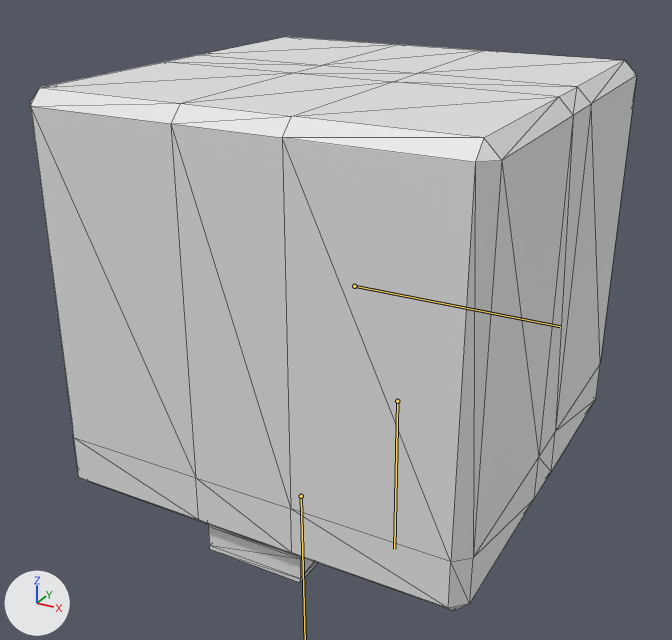
Two versions of the glTF model blender/player.glb, one commit apart.
One viewpoint serves both versions: a 50 mm camera at (1.92, -3.68, 1.65) aimed at (-0.04, -0.11, -0.14). Lighting does not change. The marker at lower left points along +X, +Y and +Z. The bones that bend it are drawn over the model as lines. Mesh edges are drawn as thin lines.

In view in the first picture: 'Player'.
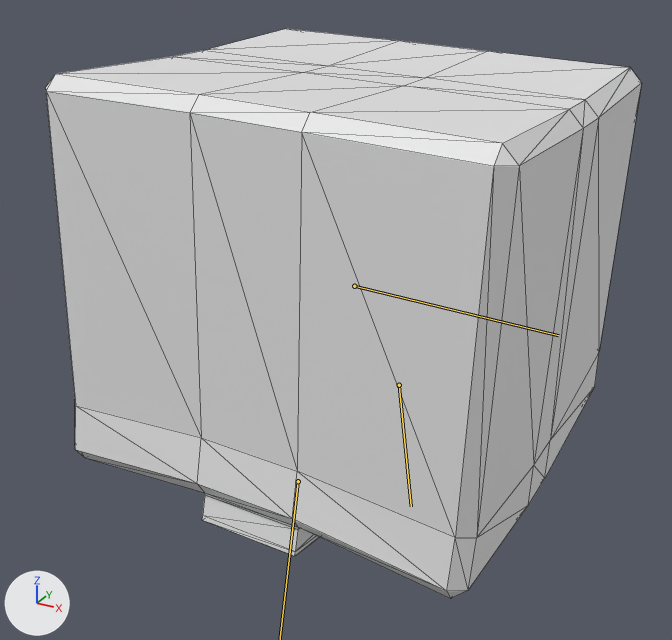
The newer file adds an action. The first version stands in its rest pose; the second is drawn at frame 16 of the action 'jump'.

What differs and where, as boxes (x1, y1, x2, y2) in the pictures (672 x 640 px):
'Player', posed
    before: (30, 37, 637, 611)
    after: (46, 29, 642, 598)
bone 'Bone', root to tip
    before: (354, 286) to (560, 326)
    after: (354, 286) to (558, 335)
bone 'Bone.002', root to tip
    before: (397, 401) to (394, 549)
    after: (399, 385) to (411, 506)

Edits to the bpy script that builds the scene:
```text
Change bone_bone:
    where bone_bone = bpy.data.objects['Armature'].pose.bones['Bone']
    bone_bone.rotation_quaternion: (1.0, 0.0, 0.0, 0.0) -> (1.0, 0.0, 0.0, -0.022)  # degrees (0, 0, 0) -> degrees (0, 0, -3)
Change bone_bone_001:
    where bone_bone_001 = bpy.data.objects['Armature'].pose.bones['Bone.001']
    bone_bone_001.location: (0.0, 0.0, 0.0) -> (-0.001, -0.097, 0.025)
    bone_bone_001.rotation_quaternion: (1.0, 0.0, 0.0, 0.0) -> (-0.995, -0.103, 0.003, 0.015)  # degrees (0, 0, 0) -> degrees (12, 0, -2)
Change bone_bone_002:
    where bone_bone_002 = bpy.data.objects['Armature'].pose.bones['Bone.002']
    bone_bone_002.location: (0.0, 0.0, 0.0) -> (-0.002, -0.1, -0.009)
    bone_bone_002.rotation_quaternion: (1.0, 0.0, 0.0, 0.0) -> (0.992, -0.129, 0.004, -0.01)  # degrees (0, 0, 0) -> degrees (-15, 0, -1)
```
